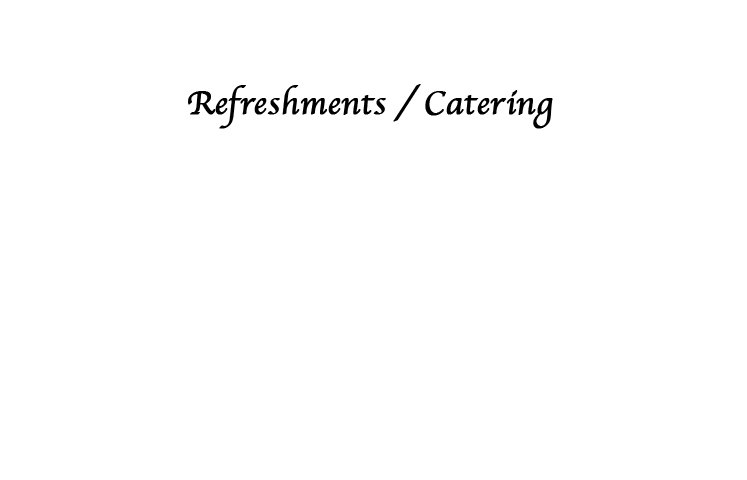
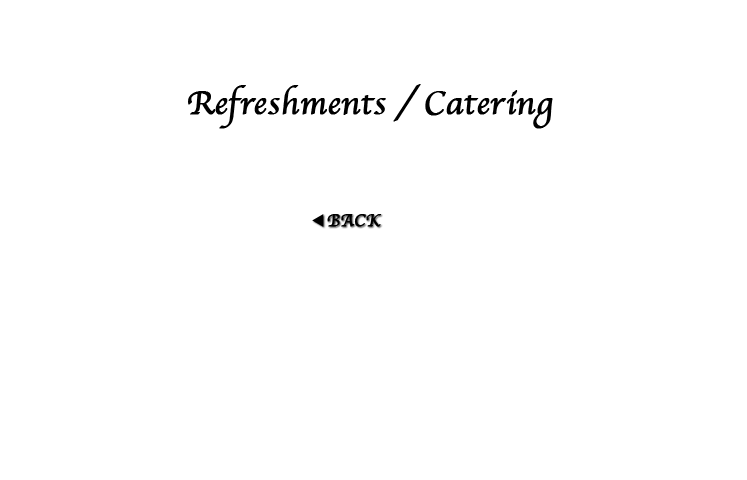
Revision of a layered 747x480 image; what changed, layer by layer:
added layer "Shape 1" above "BACK" over <box>312,214,324,227</box>
added layer "BACK" above "Refreshments / Catering" over <box>327,214,382,227</box>
